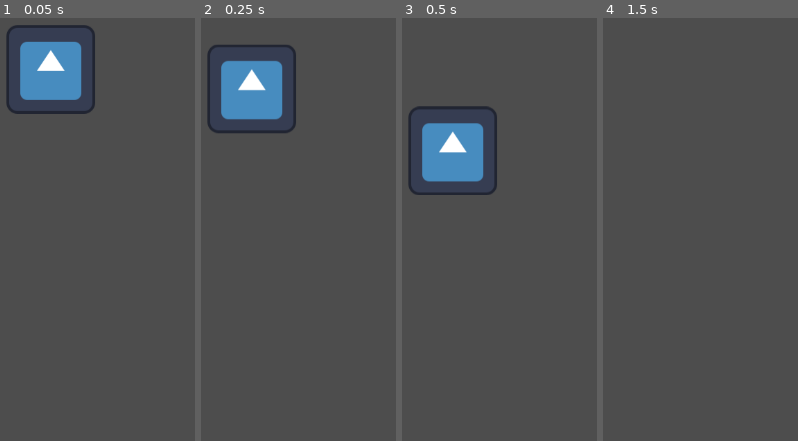
Above: before the commit, frames 1-4 (left to right).
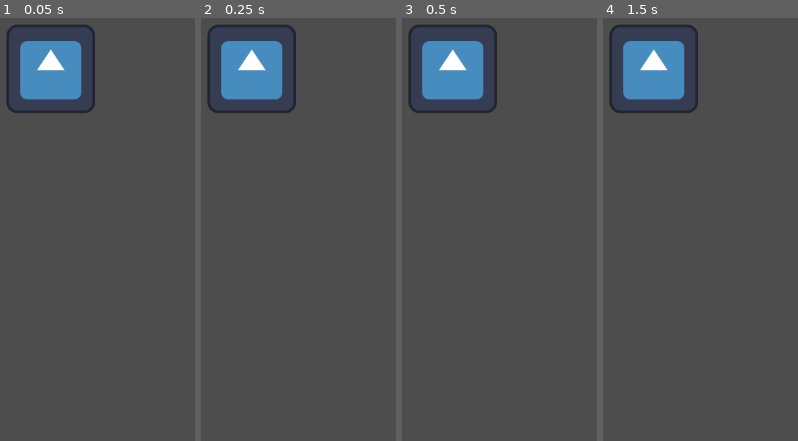
Above: after the commit, the same moments.

Repository: zixuany7791/The-New-Settlement
Game: Godot game, scene res://node_2d.tscn
Two runs of this game, one before a commit and one after it. Both use one fixed random seed, a clock stepped at 60 frames per second and the inputs below. The engine's default icon, where the game draws it, is replaced by a stand-in: a white triangle on a blue panel in a dark square.
Inputs:
- Up to frame 1 (0.05 s): no input
- Up to frame 2 (0.25 s): no input
- Up to frame 3 (0.5 s): no input
- Up to frame 4 (1.5 s): tap Enter (ui_accept) at 0.5, 0.6, 0.77, 1.07, 1.35 s; hold Right (ui_right) from 0.53 s (still down)

The runs differ from the first frame. In frame 1, 0.3% of the frame differs, in the area x 6-46%, y 1-23%; in frame 2, 4.8%; in frame 3, 11%, in the area x 3-49%, y 1-42%; in frame 4, 5.6%.

Commit message:
changed gravity to char movement

Diff:
--- a/movement.gd
+++ b/movement.gd
@@ -1,25 +1,11 @@
 extends CharacterBody2D
 
+@export var speed = 400
 
-const SPEED = 300.0
-const JUMP_VELOCITY = -400.0
+func get_input():
+	var input_direction = Input.get_vector("left", "right", "up", "down")
+	velocity = input_direction * speed
 
-
-func _physics_process(delta: float) -> void:
-	# Add the gravity.
-	if not is_on_floor():
-		velocity += get_gravity() * delta
-
-	# Handle jump.
-	if Input.is_action_just_pressed("ui_accept") and is_on_floor():
-		velocity.y = JUMP_VELOCITY
-
-	# Get the input direction and handle the movement/deceleration.
-	# As good practice, you should replace UI actions with custom gameplay actions.
-	var direction := Input.get_axis("ui_left", "ui_right")
-	if direction:
-		velocity.x = direction * SPEED
-	else:
-		velocity.x = move_toward(velocity.x, 0, SPEED)
-
+func _physics_process(delta):
+	get_input()
 	move_and_slide()
--- a/project.godot
+++ b/project.godot
@@ -14,3 +14,32 @@
 run/main_scene="res://node_2d.tscn"
 config/features=PackedStringArray("4.3", "Forward Plus")
 config/icon="res://icon.svg"
+
+[input]
+
+ui_left={
+"deadzone": 0.5,
+"events": [Object(InputEventJoypadButton,"resource_local_to_scene":false,"resource_name":"","device":0,"button_index":13,"pressure":0.0,"pressed":false,"script":null)
+, Object(InputEventJoypadMotion,"resource_local_to_scene":false,"resource_name":"","device":0,"axis":0,"axis_value":-1.0,"script":null)
+]
+}
+left={
+"deadzone": 0.5,
+"events": [Object(InputEventKey,"resource_local_to_scene":false,"resource_name":"","device":0,"window_id":0,"alt_pressed":false,"shift_pressed":false,"ctrl_pressed":false,"meta_pressed":false,"pressed":false,"keycode":0,"physical_keycode":65,"key_label":0,"unicode":0,"location":0,"echo":false,"script":null)
+]
+}
+up={
+"deadzone": 0.5,
+"events": [Object(InputEventKey,"resource_local_to_scene":false,"resource_name":"","device":-1,"window_id":0,"alt_pressed":false,"shift_pressed":false,"ctrl_pressed":false,"meta_pressed":false,"pressed":false,"keycode":0,"physical_keycode":87,"key_label":0,"unicode":119,"location":0,"echo":false,"script":null)
+]
+}
+down={
+"deadzone": 0.5,
+"events": [Object(InputEventKey,"resource_local_to_scene":false,"resource_name":"","device":-1,"window_id":0,"alt_pressed":false,"shift_pressed":false,"ctrl_pressed":false,"meta_pressed":false,"pressed":false,"keycode":0,"physical_keycode":83,"key_label":0,"unicode":115,"location":0,"echo":false,"script":null)
+]
+}
+right={
+"deadzone": 0.5,
+"events": [Object(InputEventKey,"resource_local_to_scene":false,"resource_name":"","device":-1,"window_id":0,"alt_pressed":false,"shift_pressed":false,"ctrl_pressed":false,"meta_pressed":false,"pressed":false,"keycode":0,"physical_keycode":68,"key_label":0,"unicode":100,"location":0,"echo":false,"script":null)
+]
+}
